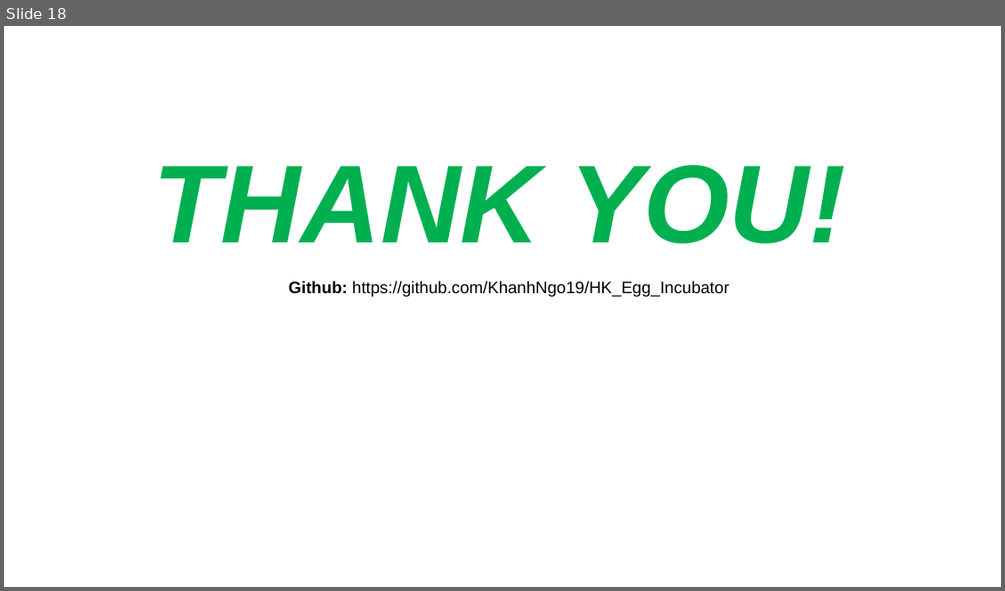
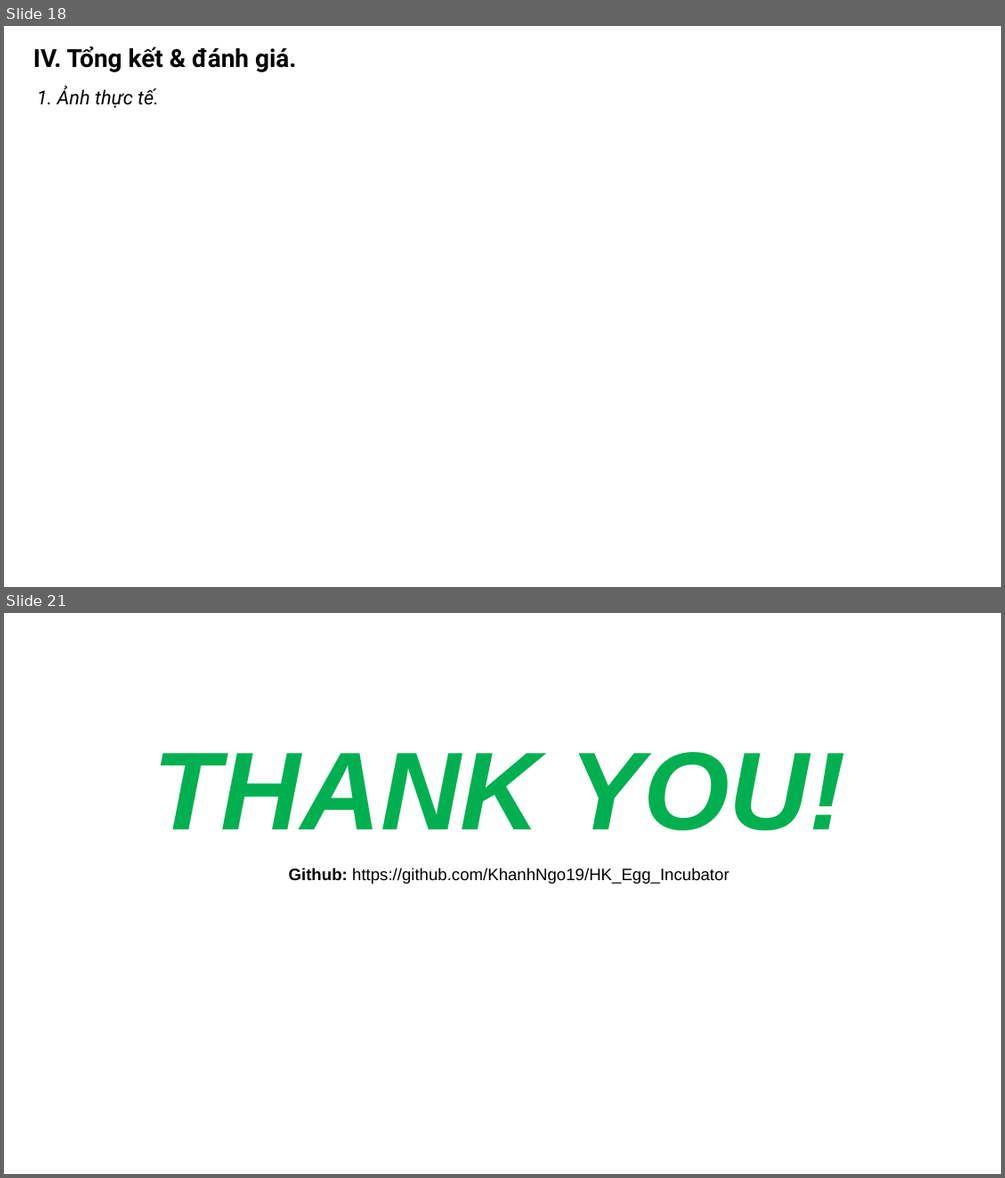
Before and after one commit to khanhnm08/HK_Egg_Incubator, a slide deck: Slide bao cao.pptx. Shown one above the other, each under a label of ours: slide 18 before the commit, slides 18 and 21 after it; the slides between them are not shown. The pictures are 1005x591 and 1005x1178 pixels, drawn with LibreOffice and Linux fonts; fonts in the diff are those of the drawing. Boxes give left, top, right and bottom in pixels: in the first picture for what was removed or moved away, otherwise in the second. Text is boxed around its words. In the diff, an @@ line names an element or a change of style, - is before the commit and + after.

```diff
--- a/Slide bao cao.pptx
+++ b/Slide bao cao.pptx
@@ slide 18 added at [4,26,1001,587], background #FFFFFF @@
@@ text added at [33,46,297,72], 18 pt, text #000000, bold @@
+IV. Tổng kết & đánh giá.
@@ text added at [37,87,159,108], 14 pt, text #000000, italic @@
+1. Ảnh thực tế.
@@ what was slide 18 is now slide 21 @@
```
Also in this commit, not shown: 13 slides changed, 2 other slides added, 6 other files.
